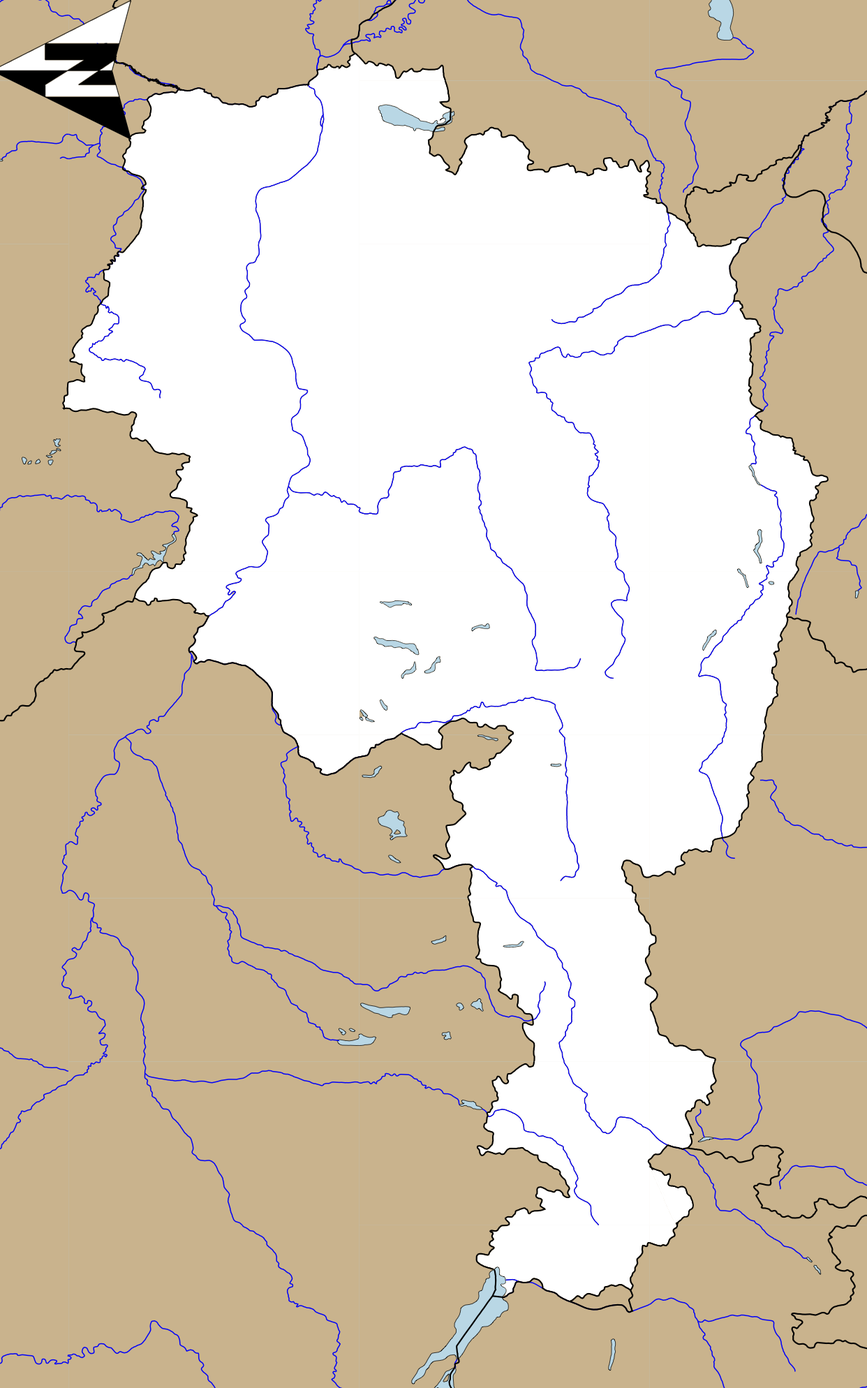
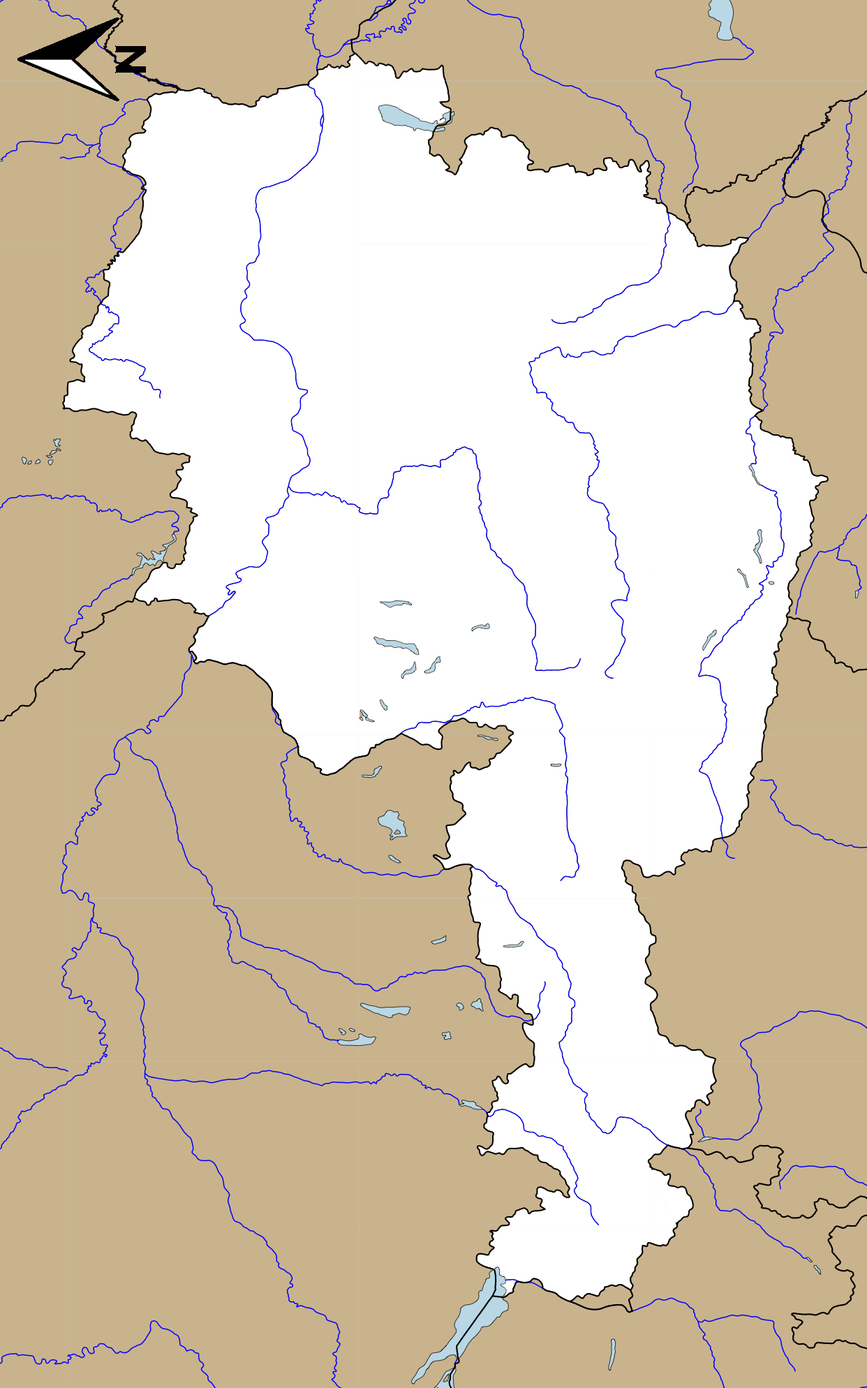
Layer changes from the first 867 x 1388 image to the second:
painted on "Слой 2" over 0, 0, 146, 140
